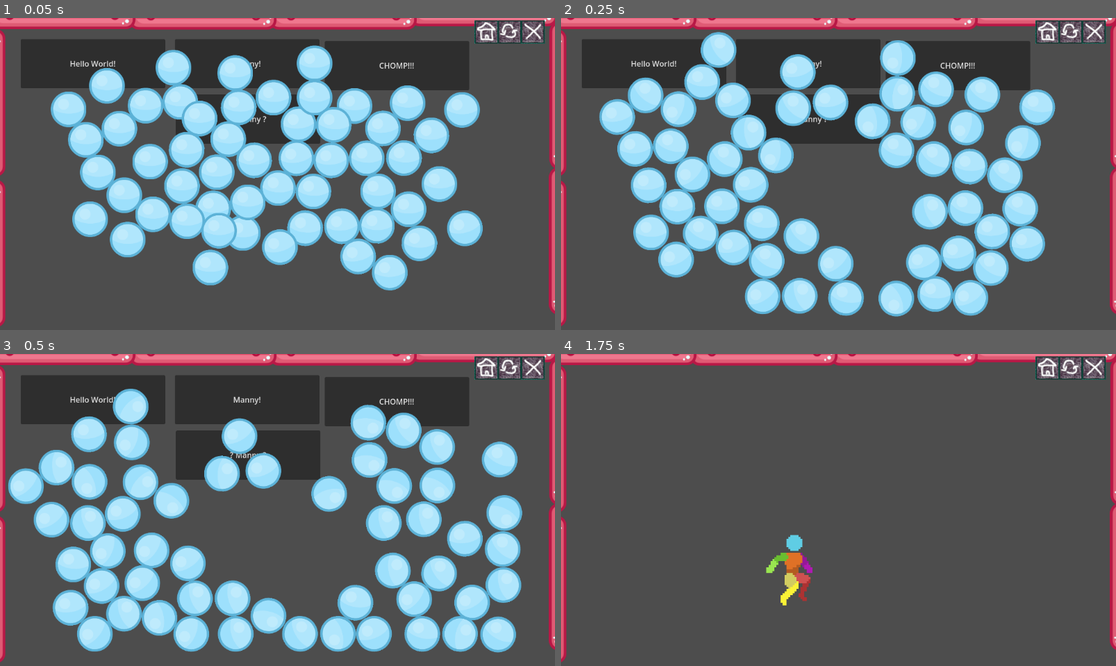
Above: before the commit, frames 1-4 (two rows, left to right).
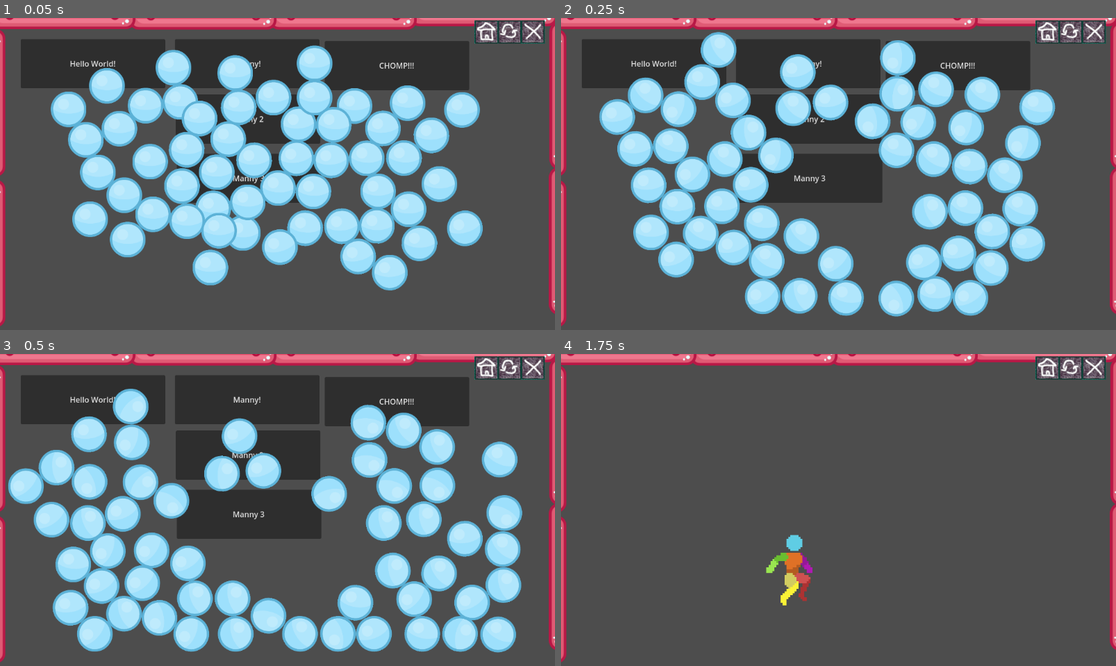
Above: after the commit, the same moments.

Repository: StevenPartridge/godot-learning
Game: Godot game, scene res://Main.tscn
Same seed, same stepped clock (60 frames per second), same inputs: the game is played once before the commit and once after it.
Inputs (mouse positions are in pixels of both pictures, inside the frame that each line leads up to):
- Up to frame 1 (0.05 s): no input
- Up to frame 2 (0.25 s): no input
- Up to frame 3 (0.5 s): no input
- Up to frame 4 (1.75 s): click "? Manny ?" (after the commit: "Manny 2") at 0.5 s; move the mouse to (960, 494) at 1.27 s; hold Right (MoveRight) from 1.28 s (still down); hold S (Crouch) from 1.28 s (still down); tap Space (Jump) at 1.52 s; tap Shift (Sprint) at 1.55 s

The runs differ from the first frame. In frame 1, 0.6% of the frame differs, in the area x 31-58%, y 31-60%; in frame 2, 3.2%; in frame 3, 3.8%; in frame 4, nothing differs.

Commit message:
Duplicating Manny2, time for Manny3

Diff:
--- a/src/Extras/SceneManager.tscn
+++ b/src/Extras/SceneManager.tscn
@@ -9,5 +9,6 @@
 "HelloWorld": &"res://HelloWorld/HelloWorld.tscn",
 "Home": &"res://Main.tscn",
 "Manny2": &"res://Manny2/MannysWorld2.tscn",
+"Manny3": &"res://Manny3/MannysWorld3.tscn",
 "MannysWorld": &"res://MannysWorld/MannysWorld.tscn"
 }
--- a/src/Main.gd
+++ b/src/Main.gd
@@ -22,3 +22,7 @@
 
 func _on_go_to_manny_2_pressed():
 	SceneManager.SwitchScene("Manny2")
+
+
+func _on_go_to_manny_3_pressed():
+	SceneManager.SwitchScene("Manny3")
--- a/src/Main.tscn
+++ b/src/Main.tscn
@@ -40,7 +40,15 @@
 offset_right = 665.0
 offset_bottom = 261.0
 mouse_default_cursor_shape = 2
-text = "? Manny ?"
+text = "Manny 2"
+
+[node name="GoToManny3" type="Button" parent="ButtonContainer"]
+offset_left = 367.0
+offset_top = 282.0
+offset_right = 667.0
+offset_bottom = 384.0
+mouse_default_cursor_shape = 2
+text = "Manny 3"
 
 [node name="WallContainer" parent="." instance=ExtResource("3_vdwaa")]
 
@@ -215,3 +223,4 @@
 [connection signal="pressed" from="ButtonContainer/GoToManysWorld" to="." method="_on_go_to_manys_world_pressed"]
 [connection signal="pressed" from="ButtonContainer/GoToChomp" to="." method="_on_go_to_scene_2_pressed"]
 [connection signal="pressed" from="ButtonContainer/GoToManny2" to="." method="_on_go_to_manny_2_pressed"]
+[connection signal="pressed" from="ButtonContainer/GoToManny3" to="." method="_on_go_to_manny_3_pressed"]
--- /dev/null
+++ b/src/Manny3/Manny3.gd
@@ -0,0 +1,149 @@
+extends CharacterBody2D
+
+enum State {
+	IDLE,
+	WALK,
+	JUMP,
+	LAND,
+	CROUCH,
+	RUN
+	# Add other states like ATTACK, CLIMB, etc.
+}
+
+const SPEED = 300.0
+const SPEED_SPRINT = 500.0
+const JUMP_VELOCITY = -600.0
+const DECELERATION = 0.08
+
+enum Direction { LEFT, RIGHT }
+var current_direction = Direction.RIGHT
+
+var current_state = State.JUMP
+var previous_state = State.IDLE
+
+# Get the gravity from the project settings to be synced with RigidBody nodes.
+var gravity = ProjectSettings.get_setting("physics/2d/default_gravity")
+
+@onready var Manny = $AnimatedSprite2D
+
+func _ready():
+	Manny.play("SmallJump")
+
+func _physics_process(delta):
+	play_animation_based_on_state()
+	handle_input()
+	update_velocity(delta)
+	move_and_slide()
+
+func update_velocity(delta):
+	apply_gravity(delta)
+	handle_horizontal_movement()
+
+func handle_horizontal_movement():
+	if !Input.is_action_just_pressed("Crouch"):
+		var direction = get_input_direction()
+		update_horizontal_velocity(direction)
+
+func update_horizontal_velocity(direction: int):
+	if direction != 0:
+		if !is_on_floor():
+			velocity.x = velocity.x
+		elif is_sprinting():
+			velocity.x = direction * SPEED_SPRINT
+		else:
+			velocity.x = direction * SPEED
+	else:
+		velocity.x = lerp(velocity.x, 0.0, DECELERATION)
+
+func apply_gravity(delta):
+	if not is_on_floor():
+		velocity.y += gravity * delta
+
+func get_input_direction() -> int:
+	var direction = 0
+	if Input.is_action_pressed("MoveLeft"):
+		current_direction = Direction.LEFT
+		direction -= 1
+	if Input.is_action_pressed("MoveRight"):
+		current_direction = Direction.RIGHT
+		direction += 1
+	return direction
+
+
+func is_crouching():
+	return Input.is_action_pressed("Crouch") and is_on_floor() and get_input_direction() == 0
+
+func is_press_left():
+	return Input.is_action_just_pressed("MoveLeft") or Input.is_action_pressed("MoveLeft") and is_on_floor()
+
+func is_press_right():
+	return Input.is_action_just_pressed("MoveRight") or Input.is_action_pressed("MoveRight") and is_on_floor()
+
+func is_sprinting():
+	return Input.is_action_pressed("Sprint")
+
+func handle_input():
+	if current_state == State.LAND and get_input_direction() == 0 and !is_crouching(): return
+	if Input.is_action_just_pressed("Jump") and is_on_floor():
+		velocity.y = JUMP_VELOCITY
+	if !is_on_floor():
+		update_state(State.JUMP)
+	if is_press_left() and is_on_floor():
+		current_direction = Direction.LEFT
+		if is_sprinting():
+			update_state(State.RUN)
+		else:
+			update_state(State.WALK)
+		Manny.flip_h = true
+	if is_press_right() and is_on_floor():
+		current_direction = Direction.RIGHT
+		if is_sprinting():
+			update_state(State.RUN)
+		else:
+			update_state(State.WALK)
+		Manny.flip_h = false
+	if is_crouching():
+		update_state(State.CROUCH)
+	elif is_on_floor() and get_input_direction() == 0:
+		update_state(State.IDLE)
+
+func update_state(state: State):
+	# Update the state based on conditions, like landing
+	if is_on_floor() and previous_state == State.JUMP:
+		previous_state = current_state
+		current_state = State.LAND
+		return
+
+	previous_state = current_state
+	current_state = state
+
+func play_animation_based_on_state():
+	if current_state == State.LAND and Manny.animation == "LandOnGround" and get_input_direction() == 0:
+		return
+
+	match current_state:
+		State.IDLE:
+			play_animation("Idle")
+		State.WALK:
+			play_animation("Walk")
+		State.RUN:
+			play_animation("Run")
+		State.JUMP:
+			play_animation("SmallJump")
+		State.LAND:
+			play_animation("LandOnGround")
+			# Set a deferred call to switch to idle after the landing animation
+			call_deferred("_set_state_idle")
+		State.CROUCH:
+			play_animation("CrouchIdle")
+		# Add cases for other states
+
+func play_animation(anim_name):
+	if anim_name == "LandOnGround":
+		Manny.play(anim_name)
+	if Manny.animation != anim_name:
+		Manny.play(anim_name)
+
+func _set_state_idle():
+	if is_on_floor():
+		update_state(State.IDLE)
--- /dev/null
+++ b/src/Manny3/Manny3.tscn
@@ -0,0 +1,559 @@
+[gd_scene load_steps=81 format=3 uid="uid://c0l5t54gaj7pn"]
+
+[ext_resource type="Script" path="res://Manny3/Manny3.gd" id="1_xeux6"]
+[ext_resource type="Texture2D" uid="uid://bel3vbc0dugve" path="res://assets/animations/Manny/Crouch-Idle/Player Crouch-Idle 48x48.png" id="2_eklbv"]
+[ext_resource type="Texture2D" uid="uid://cxl5wv8a0ctpw" path="res://assets/animations/Manny/Sprite Sheets/Character Idle 48x48.png" id="3_pbp33"]
+[ext_resource type="Texture2D" uid="uid://efyehmqh3wyv" path="res://assets/animations/Manny/Sprite Sheets/player land 48x48.png" id="4_pdcvi"]
+[ext_resource type="Texture2D" uid="uid://eqplqxe3txet" path="res://assets/animations/Manny/Sprite Sheets/wall land 48x48.png" id="5_847sk"]
+[ext_resource type="Texture2D" uid="uid://bofhwds88qr4t" path="res://assets/animations/Manny/Sprite Sheets/run cycle 48x48.png" id="6_tbu6v"]
+[ext_resource type="Texture2D" uid="uid://bykhyv6gwdd3g" path="res://assets/animations/Manny/Sprite Sheets/player jump 48x48.png" id="7_jdp2h"]
+[ext_resource type="Texture2D" uid="uid://d1a0k62p851rk" path="res://assets/animations/Manny/PlayerWalk/PlayerWalk 48x48.png" id="8_lnd0k"]
+
+[sub_resource type="AtlasTexture" id="AtlasTexture_1nxw2"]
+atlas = ExtResource("2_eklbv")
+region = Rect2(0, 0, 48, 48)
+
+[sub_resource type="AtlasTexture" id="AtlasTexture_2j35y"]
+atlas = ExtResource("2_eklbv")
+region = Rect2(48, 0, 48, 48)
+
+[sub_resource type="AtlasTexture" id="AtlasTexture_yt4pn"]
+atlas = ExtResource("2_eklbv")
+region = Rect2(96, 0, 48, 48)
+
+[sub_resource type="AtlasTexture" id="AtlasTexture_yx5l6"]
+atlas = ExtResource("2_eklbv")
+region = Rect2(144, 0, 48, 48)
+
+[sub_resource type="AtlasTexture" id="AtlasTexture_pof6l"]
+atlas = ExtResource("2_eklbv")
+region = Rect2(192, 0, 48, 48)
+
+[sub_resource type="AtlasTexture" id="AtlasTexture_lgjkx"]
+atlas = ExtResource("2_eklbv")
+region = Rect2(240, 0, 48, 48)
+
+[sub_resource type="AtlasTexture" id="AtlasTexture_xvckf"]
+atlas = ExtResource("2_eklbv")
+region = Rect2(288, 0, 48, 48)
+
+[sub_resource type="AtlasTexture" id="AtlasTexture_nd286"]
+atlas = ExtResource("2_eklbv")
+region = Rect2(336, 0, 48, 48)
+
+[sub_resource type="AtlasTexture" id="AtlasTexture_scn0e"]
+atlas = ExtResource("2_eklbv")
+region = Rect2(384, 0, 48, 48)
+
+[sub_resource type="AtlasTexture" id="AtlasTexture_66pyo"]
+atlas = ExtResource("2_eklbv")
+region = Rect2(432, 0, 48, 48)
+
+[sub_resource type="AtlasTexture" id="AtlasTexture_dyv8l"]
+atlas = ExtResource("3_pbp33")
+region = Rect2(0, 0, 48, 48)
+
+[sub_resource type="AtlasTexture" id="AtlasTexture_my773"]
+atlas = ExtResource("3_pbp33")
+region = Rect2(48, 0, 48, 48)
+
+[sub_resource type="AtlasTexture" id="AtlasTexture_8d4yw"]
+atlas = ExtResource("3_pbp33")
+region = Rect2(96, 0, 48, 48)
+
+[sub_resource type="AtlasTexture" id="AtlasTexture_qcwon"]
+atlas = ExtResource("3_pbp33")
+region = Rect2(144, 0, 48, 48)
+
+[sub_resource type="AtlasTexture" id="AtlasTexture_m1jff"]
+atlas = ExtResource("3_pbp33")
+region = Rect2(192, 0, 48, 48)
+
+[sub_resource type="AtlasTexture" id="AtlasTexture_imo6p"]
+atlas = ExtResource("3_pbp33")
+region = Rect2(240, 0, 48, 48)
+
+[sub_resource type="AtlasTexture" id="AtlasTexture_aex4m"]
+atlas = ExtResource("3_pbp33")
+region = Rect2(288, 0, 48, 48)
+
+[sub_resource type="AtlasTexture" id="AtlasTexture_pln1e"]
+atlas = ExtResource("3_pbp33")
+region = Rect2(336, 0, 48, 48)
+
+[sub_resource type="AtlasTexture" id="AtlasTexture_i8upu"]
+atlas = ExtResource("3_pbp33")
+region = Rect2(384, 0, 48, 48)
+
+[sub_resource type="AtlasTexture" id="AtlasTexture_fpbdu"]
+atlas = ExtResource("3_pbp33")
+region = Rect2(432, 0, 48, 48)
+
+[sub_resource type="AtlasTexture" id="AtlasTexture_6jd2u"]
+atlas = ExtResource("4_pdcvi")
+region = Rect2(0, 0, 48, 48)
+
+[sub_resource type="AtlasTexture" id="AtlasTexture_swqek"]
+atlas = ExtResource("4_pdcvi")
+region = Rect2(48, 0, 48, 48)
+
+[sub_resource type="AtlasTexture" id="AtlasTexture_lyjoc"]
+atlas = ExtResource("4_pdcvi")
+region = Rect2(96, 0, 48, 48)
+
+[sub_resource type="AtlasTexture" id="AtlasTexture_voofd"]
+atlas = ExtResource("4_pdcvi")
+region = Rect2(144, 0, 48, 48)
+
+[sub_resource type="AtlasTexture" id="AtlasTexture_pwewd"]
+atlas = ExtResource("4_pdcvi")
+region = Rect2(192, 0, 48, 48)
+
+[sub_resource type="AtlasTexture" id="AtlasTexture_336e3"]
+atlas = ExtResource("4_pdcvi")
+region = Rect2(240, 0, 48, 48)
+
+[sub_resource type="AtlasTexture" id="AtlasTexture_qp530"]
+atlas = ExtResource("4_pdcvi")
+region = Rect2(288, 0, 48, 48)
+
+[sub_resource type="AtlasTexture" id="AtlasTexture_r0cfu"]
+atlas = ExtResource("4_pdcvi")
+region = Rect2(336, 0, 48, 48)
+
+[sub_resource type="AtlasTexture" id="AtlasTexture_58t38"]
+atlas = ExtResource("4_pdcvi")
+region = Rect2(384, 0, 48, 48)
+
+[sub_resource type="AtlasTexture" id="AtlasTexture_b4k1h"]
+atlas = ExtResource("5_847sk")
+region = Rect2(0, 0, 48, 48)
+
+[sub_resource type="AtlasTexture" id="AtlasTexture_78uvv"]
+atlas = ExtResource("5_847sk")
+region = Rect2(48, 0, 48, 48)
+
+[sub_resource type="AtlasTexture" id="AtlasTexture_p6ejx"]
+atlas = ExtResource("5_847sk")
+region = Rect2(96, 0, 48, 48)
+
+[sub_resource type="AtlasTexture" id="AtlasTexture_f8i3m"]
+atlas = ExtResource("5_847sk")
+region = Rect2(144, 0, 48, 48)
+
+[sub_resource type="AtlasTexture" id="AtlasTexture_30sxl"]
+atlas = ExtResource("5_847sk")
+region = Rect2(192, 0, 48, 48)
+
+[sub_resource type="AtlasTexture" id="AtlasTexture_8ubsi"]
+atlas = ExtResource("5_847sk")
+region = Rect2(240, 0, 48, 48)
+
+[sub_resource type="AtlasTexture" id="AtlasTexture_vc5jv"]
+atlas = ExtResource("6_tbu6v")
+region = Rect2(0, 0, 48, 48)
+
+[sub_resource type="AtlasTexture" id="AtlasTexture_lysix"]
+atlas = ExtResource("6_tbu6v")
+region = Rect2(48, 0, 48, 48)
+
+[sub_resource type="AtlasTexture" id="AtlasTexture_u2qdh"]
+atlas = ExtResource("6_tbu6v")
+region = Rect2(96, 0, 48, 48)
+
+[sub_resource type="AtlasTexture" id="AtlasTexture_0ebcq"]
+atlas = ExtResource("6_tbu6v")
+region = Rect2(144, 0, 48, 48)
+
+[sub_resource type="AtlasTexture" id="AtlasTexture_7fddj"]
+atlas = ExtResource("6_tbu6v")
+region = Rect2(192, 0, 48, 48)
+
+[sub_resource type="AtlasTexture" id="AtlasTexture_ynlyl"]
+atlas = ExtResource("6_tbu6v")
+region = Rect2(240, 0, 48, 48)
+
+[sub_resource type="AtlasTexture" id="AtlasTexture_8b2fd"]
+atlas = ExtResource("6_tbu6v")
+region = Rect2(288, 0, 48, 48)
+
+[sub_resource type="AtlasTexture" id="AtlasTexture_0esl4"]
+atlas = ExtResource("6_tbu6v")
+region = Rect2(336, 0, 48, 48)
+
+[sub_resource type="AtlasTexture" id="AtlasTexture_whsus"]
+atlas = ExtResource("7_jdp2h")
+region = Rect2(0, 0, 48, 48)
+
+[sub_resource type="AtlasTexture" id="AtlasTexture_7aosl"]
+atlas = ExtResource("7_jdp2h")
+region = Rect2(48, 0, 48, 48)
+
+[sub_resource type="AtlasTexture" id="AtlasTexture_8g7n7"]
+atlas = ExtResource("7_jdp2h")
+region = Rect2(96, 0, 48, 48)
+
+[sub_resource type="AtlasTexture" id="AtlasTexture_auh5u"]
+atlas = ExtResource("8_lnd0k")
+region = Rect2(0, 0, 48, 48)
+
+[sub_resource type="AtlasTexture" id="AtlasTexture_txkxh"]
+atlas = ExtResource("8_lnd0k")
+region = Rect2(48, 0, 48, 48)
+
+[sub_resource type="AtlasTexture" id="AtlasTexture_mx6c3"]
+atlas = ExtResource("8_lnd0k")
+region = Rect2(96, 0, 48, 48)
+
+[sub_resource type="AtlasTexture" id="AtlasTexture_vwdu5"]
+atlas = ExtResource("8_lnd0k")
+region = Rect2(144, 0, 48, 48)
+
+[sub_resource type="AtlasTexture" id="AtlasTexture_cq7l5"]
+atlas = ExtResource("8_lnd0k")
+region = Rect2(192, 0, 48, 48)
+
+[sub_resource type="AtlasTexture" id="AtlasTexture_0n4ks"]
+atlas = ExtResource("8_lnd0k")
+region = Rect2(240, 0, 48, 48)
+
+[sub_resource type="AtlasTexture" id="AtlasTexture_q3bkm"]
+atlas = ExtResource("8_lnd0k")
+region = Rect2(288, 0, 48, 48)
+
+[sub_resource type="AtlasTexture" id="AtlasTexture_627mq"]
+atlas = ExtResource("8_lnd0k")
+region = Rect2(336, 0, 48, 48)
+
+[sub_resource type="AtlasTexture" id="AtlasTexture_g1lgw"]
+atlas = ExtResource("8_lnd0k")
+region = Rect2(0, 0, 48, 48)
+
+[sub_resource type="AtlasTexture" id="AtlasTexture_h5iy0"]
+atlas = ExtResource("8_lnd0k")
+region = Rect2(48, 0, 48, 48)
+
+[sub_resource type="AtlasTexture" id="AtlasTexture_urs2m"]
+atlas = ExtResource("8_lnd0k")
+region = Rect2(96, 0, 48, 48)
+
+[sub_resource type="AtlasTexture" id="AtlasTexture_p3b0g"]
+atlas = ExtResource("8_lnd0k")
+region = Rect2(144, 0, 48, 48)
+
+[sub_resource type="AtlasTexture" id="AtlasTexture_orndl"]
+atlas = ExtResource("8_lnd0k")
+region = Rect2(192, 0, 48, 48)
+
+[sub_resource type="AtlasTexture" id="AtlasTexture_qyjrd"]
+atlas = ExtResource("8_lnd0k")
+region = Rect2(240, 0, 48, 48)
+
+[sub_resource type="AtlasTexture" id="AtlasTexture_salb4"]
+atlas = ExtResource("8_lnd0k")
+region = Rect2(288, 0, 48, 48)
+
+[sub_resource type="AtlasTexture" id="AtlasTexture_l4wmp"]
+atlas = ExtResource("8_lnd0k")
+region = Rect2(336, 0, 48, 48)
+
+[sub_resource type="AtlasTexture" id="AtlasTexture_sc4ma"]
+atlas = ExtResource("8_lnd0k")
+region = Rect2(0, 0, 48, 48)
+
+[sub_resource type="AtlasTexture" id="AtlasTexture_bs0eb"]
+atlas = ExtResource("8_lnd0k")
+region = Rect2(48, 0, 48, 48)
+
+[sub_resource type="AtlasTexture" id="AtlasTexture_fu3j8"]
+atlas = ExtResource("8_lnd0k")
+region = Rect2(96, 0, 48, 48)
+
+[sub_resource type="AtlasTexture" id="AtlasTexture_ficlc"]
+atlas = ExtResource("8_lnd0k")
+region = Rect2(144, 0, 48, 48)
+
+[sub_resource type="AtlasTexture" id="AtlasTexture_mi16a"]
+atlas = ExtResource("8_lnd0k")
+region = Rect2(192, 0, 48, 48)
+
+[sub_resource type="AtlasTexture" id="AtlasTexture_bhvg6"]
+atlas = ExtResource("8_lnd0k")
+region = Rect2(240, 0, 48, 48)
+
+[sub_resource type="AtlasTexture" id="AtlasTexture_qpaq5"]
+atlas = ExtResource("8_lnd0k")
+region = Rect2(288, 0, 48, 48)
+
+[sub_resource type="AtlasTexture" id="AtlasTexture_7bot7"]
+atlas = ExtResource("8_lnd0k")
+region = Rect2(336, 0, 48, 48)
+
+[sub_resource type="SpriteFrames" id="SpriteFrames_xn0fi"]
+animations = [{
+"frames": [{
+"duration": 1.0,
+"texture": SubResource("AtlasTexture_1nxw2")
+}, {
+"duration": 1.0,
+"texture": SubResource("AtlasTexture_2j35y")
+}, {
+"duration": 1.0,
+"texture": SubResource("AtlasTexture_yt4pn")
+}, {
+"duration": 1.0,
+"texture": SubResource("AtlasTexture_yx5l6")
+}, {
+"duration": 1.0,
+"texture": SubResource("AtlasTexture_pof6l")
+}, {
+"duration": 1.0,
+"texture": SubResource("AtlasTexture_lgjkx")
+}, {
+"duration": 1.0,
+"texture": SubResource("AtlasTexture_xvckf")
+}, {
+"duration": 1.0,
+"texture": SubResource("AtlasTexture_nd286")
+}, {
+"duration": 1.0,
+"texture": SubResource("AtlasTexture_scn0e")
+}, {
+"duration": 1.0,
+"texture": SubResource("AtlasTexture_66pyo")
+}],
+"loop": true,
+"name": &"CrouchIdle",
+"speed": 10.0
+}, {
+"frames": [{
+"duration": 1.0,
+"texture": SubResource("AtlasTexture_dyv8l")
+}, {
+"duration": 1.0,
+"texture": SubResource("AtlasTexture_my773")
+}, {
+"duration": 1.0,
+"texture": SubResource("AtlasTexture_8d4yw")
+}, {
+"duration": 1.0,
+"texture": SubResource("AtlasTexture_qcwon")
+}, {
+"duration": 1.0,
+"texture": SubResource("AtlasTexture_m1jff")
+}, {
+"duration": 1.0,
+"texture": SubResource("AtlasTexture_imo6p")
+}, {
+"duration": 1.0,
+"texture": SubResource("AtlasTexture_aex4m")
+}, {
+"duration": 1.0,
+"texture": SubResource("AtlasTexture_pln1e")
+}, {
+"duration": 1.0,
+"texture": SubResource("AtlasTexture_i8upu")
+}, {
+"duration": 1.0,
+"texture": SubResource("AtlasTexture_fpbdu")
+}],
+"loop": true,
+"name": &"Idle",
+"speed": 10.0
+}, {
+"frames": [{
+"duration": 1.0,
+"texture": SubResource("AtlasTexture_6jd2u")
+}, {
+"duration": 1.0,
+"texture": SubResource("AtlasTexture_swqek")
+}, {
+"duration": 1.0,
+"texture": SubResource("AtlasTexture_lyjoc")
+}, {
+"duration": 1.0,
+"texture": SubResource("AtlasTexture_voofd")
+}, {
+"duration": 1.0,
+"texture": SubResource("AtlasTexture_pwewd")
+}, {
+"duration": 1.0,
+"texture": SubResource("AtlasTexture_336e3")
+}, {
+"duration": 1.0,
+"texture": SubResource("AtlasTexture_qp530")
+}, {
+"duration": 1.0,
+"texture": SubResource("AtlasTexture_r0cfu")
+}, {
+"duration": 1.0,
+"texture": SubResource("AtlasTexture_58t38")
+}],
+"loop": false,
+"name": &"LandOnGround",
+"speed": 10.0
+}, {
+"frames": [{
+"duration": 1.0,
+"texture": SubResource("AtlasTexture_b4k1h")
+}, {
+"duration": 1.0,
+"texture": SubResource("AtlasTexture_78uvv")
+}, {
+"duration": 1.0,
+"texture": SubResource("AtlasTexture_p6ejx")
+}, {
+"duration": 1.0,
+"texture": SubResource("AtlasTexture_f8i3m")
+}, {
+"duration": 1.0,
+"texture": SubResource("AtlasTexture_30sxl")
+}, {
+"duration": 1.0,
+"texture": SubResource("AtlasTexture_8ubsi")
+}],
+"loop": true,
+"name": &"LandOnWall",
+"speed": 10.0
+}, {
+"frames": [{
+"duration": 1.0,
+"texture": SubResource("AtlasTexture_vc5jv")
+}, {
+"duration": 1.0,
+"texture": SubResource("AtlasTexture_lysix")
+}, {
+"duration": 1.0,
+"texture": SubResource("AtlasTexture_u2qdh")
+}, {
+"duration": 1.0,
+"texture": SubResource("AtlasTexture_0ebcq")
+}, {
+"duration": 1.0,
+"texture": SubResource("AtlasTexture_7fddj")
+}, {
+"duration": 1.0,
+"texture": SubResource("AtlasTexture_ynlyl")
+}, {
+"duration": 1.0,
+"texture": SubResource("AtlasTexture_8b2fd")
+}, {
+"duration": 1.0,
+"texture": SubResource("AtlasTexture_0esl4")
+}],
+"loop": true,
+"name": &"Run",
+"speed": 10.0
+}, {
+"frames": [{
+"duration": 1.0,
+"texture": SubResource("AtlasTexture_whsus")
+}, {
+"duration": 1.0,
+"texture": SubResource("AtlasTexture_7aosl")
+}, {
+"duration": 1.0,
+"texture": SubResource("AtlasTexture_8g7n7")
+}],
+"loop": false,
+"name": &"SmallJump",
+"speed": 10.0
+}, {
+"frames": [{
+"duration": 1.0,
+"texture": SubResource("AtlasTexture_auh5u")
+}, {
+"duration": 1.0,
+"texture": SubResource("AtlasTexture_txkxh")
+}, {
+"duration": 1.0,
+"texture": SubResource("AtlasTexture_mx6c3")
+}, {
+"duration": 1.0,
+"texture": SubResource("AtlasTexture_vwdu5")
+}, {
+"duration": 1.0,
+"texture": SubResource("AtlasTexture_cq7l5")
+}, {
+"duration": 1.0,
+"texture": SubResource("AtlasTexture_0n4ks")
+}, {
+"duration": 1.0,
+"texture": SubResource("AtlasTexture_q3bkm")
+}, {
+"duration": 1.0,
+"texture": SubResource("AtlasTexture_627mq")
+}, {
+"duration": 1.0,
+"texture": SubResource("AtlasTexture_g1lgw")
+}, {
+"duration": 1.0,
+"texture": SubResource("AtlasTexture_h5iy0")
+}, {
+"duration": 1.0,
+"texture": SubResource("AtlasTexture_urs2m")
+}, {
+"duration": 1.0,
+"texture": SubResource("AtlasTexture_p3b0g")
+}, {
+"duration": 1.0,
+"texture": SubResource("AtlasTexture_orndl")
+}, {
+"duration": 1.0,
+"texture": SubResource("AtlasTexture_qyjrd")
+}, {
+"duration": 1.0,
+"texture": SubResource("AtlasTexture_salb4")
+}, {
+"duration": 1.0,
+"texture": SubResource("AtlasTexture_l4wmp")
+}, {
+"duration": 1.0,
+"texture": SubResource("AtlasTexture_sc4ma")
+}, {
+"duration": 1.0,
+"texture": SubResource("AtlasTexture_bs0eb")
+}, {
+"duration": 1.0,
+"texture": SubResource("AtlasTexture_fu3j8")
+}, {
+"duration": 1.0,
+"texture": SubResource("AtlasTexture_ficlc")
+}, {
+"duration": 1.0,
+"texture": SubResource("AtlasTexture_mi16a")
+}, {
+"duration": 1.0,
+"texture": SubResource("AtlasTexture_bhvg6")
+}, {
+"duration": 1.0,
+"texture": SubResource("AtlasTexture_qpaq5")
+}, {
+"duration": 1.0,
+"texture": SubResource("AtlasTexture_7bot7")
+}],
+"loop": true,
+"name": &"Walk",
+"speed": 10.0
+}]
+
+[sub_resource type="CapsuleShape2D" id="CapsuleShape2D_0wxrh"]
+radius = 7.35294
+height = 26.0
+
+[node name="Manny3" type="CharacterBody2D"]
+script = ExtResource("1_xeux6")
+
+[node name="AnimatedSprite2D" type="AnimatedSprite2D" parent="."]
+texture_filter = 1
+sprite_frames = SubResource("SpriteFrames_xn0fi")
+animation = &"LandOnGround"
+frame = 8
+frame_progress = 1.0
+
+[node name="CollisionShape2D" type="CollisionShape2D" parent="."]
+position = Vector2(0, 4)
+scale = Vector2(0.68, 1)
+shape = SubResource("CapsuleShape2D_0wxrh")
+
+[connection signal="animation_finished" from="AnimatedSprite2D" to="." method="_set_state_idle"]
--- /dev/null
+++ b/src/Manny3/MannysWorld3.tscn
@@ -0,0 +1,12 @@
+[gd_scene load_steps=3 format=3 uid="uid://cjlaqfexvsdor"]
+
+[ext_resource type="PackedScene" uid="uid://f061epmdy5ix" path="res://Extras/WallFrame.tscn" id="1_2cvqr"]
+[ext_resource type="PackedScene" uid="uid://cvru3wihhmkwa" path="res://Manny2/Manny2.tscn" id="2_hjvn7"]
+
+[node name="Node2D" type="Node2D"]
+
+[node name="WallContainer" parent="." instance=ExtResource("1_2cvqr")]
+
+[node name="Manny" parent="." instance=ExtResource("2_hjvn7")]
+position = Vector2(368, 271)
+scale = Vector2(4.16, 4.16)
